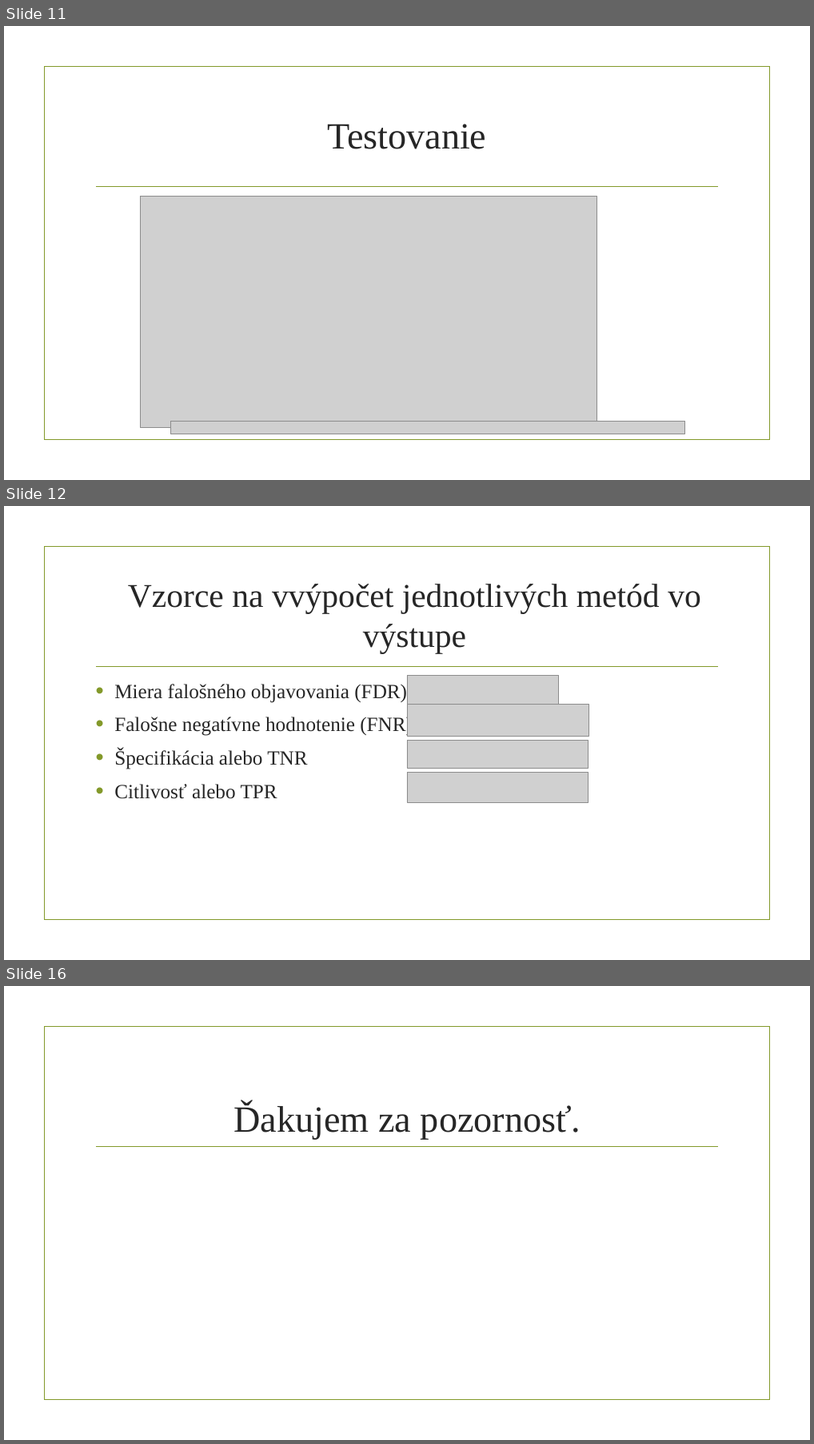
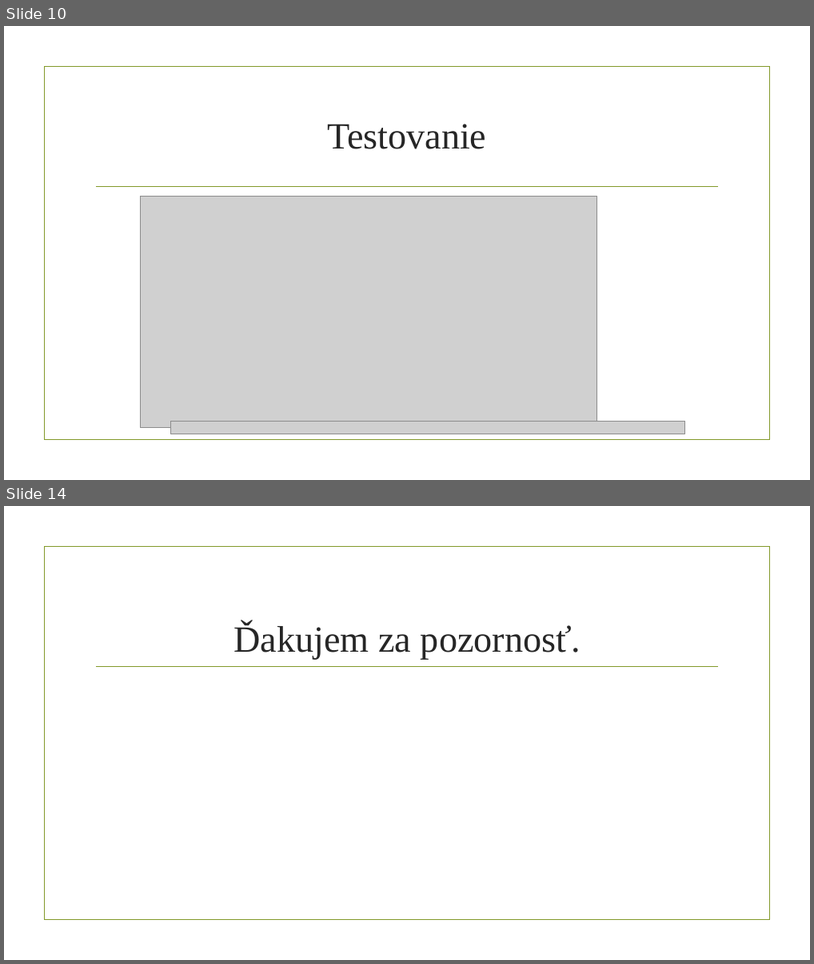
Before and after one commit to georgeob/Kysucky_NS2019, a slide deck: Kysucky_prezentacia.pptx. Shown one above the other, each under a label of ours: slides 11, 12 and 16 before the commit, slides 10 and 14 after it; the slides between them are not shown. The pictures are 814x1444 and 814x964 pixels, drawn with LibreOffice and Linux fonts; fonts in the diff are those of the drawing; grey boxes stand for pictures; background and template pictures are left out. Boxes give left, top, right and bottom in pixels: in the first picture for what was removed or moved away, otherwise in the second. Text is boxed around its words. In the diff, an @@ line names an element or a change of style, - is before the commit and + after.

```diff
--- a/Kysucky_prezentacia.pptx
+++ b/Kysucky_prezentacia.pptx
@@ slide 12 removed at box(4, 506, 810, 960), background picture (left out); not listed: 2 template elements that a slide beside it also shows @@
@@ title removed at box(128, 584, 702, 654) @@
-Vzorce na vvýpočet jednotlivých metód vo výstupe
@@ text removed at box(114, 684, 413, 799) @@
-• Miera falošného objavovania (FDR)
-• Falošne negatívne hodnotenie (FNR)
-• Špecifikácia alebo TNR
-• Citlivosť alebo TPR
@@ picture removed at box(407, 676, 558, 704) @@
@@ picture removed at box(407, 704, 590, 736) @@
@@ picture removed at box(407, 740, 588, 768) @@
@@ picture removed at box(407, 772, 588, 803) @@
@@ what was slide 11 is now slide 10 @@
@@ what was slide 16 is now slide 14 @@
```
Also in this commit, not shown: 9 slides changed, 1 slide added, 2 other slides removed, 3 other files.
